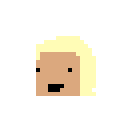
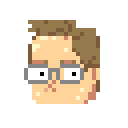
Comparing the layer stacks of the two 128px x 128px images. Changes:
added layer "Layer 4" above "Layer 3" over <box>24,20,100,104</box>
hid "Layer 3" over <box>36,36,96,96</box>
